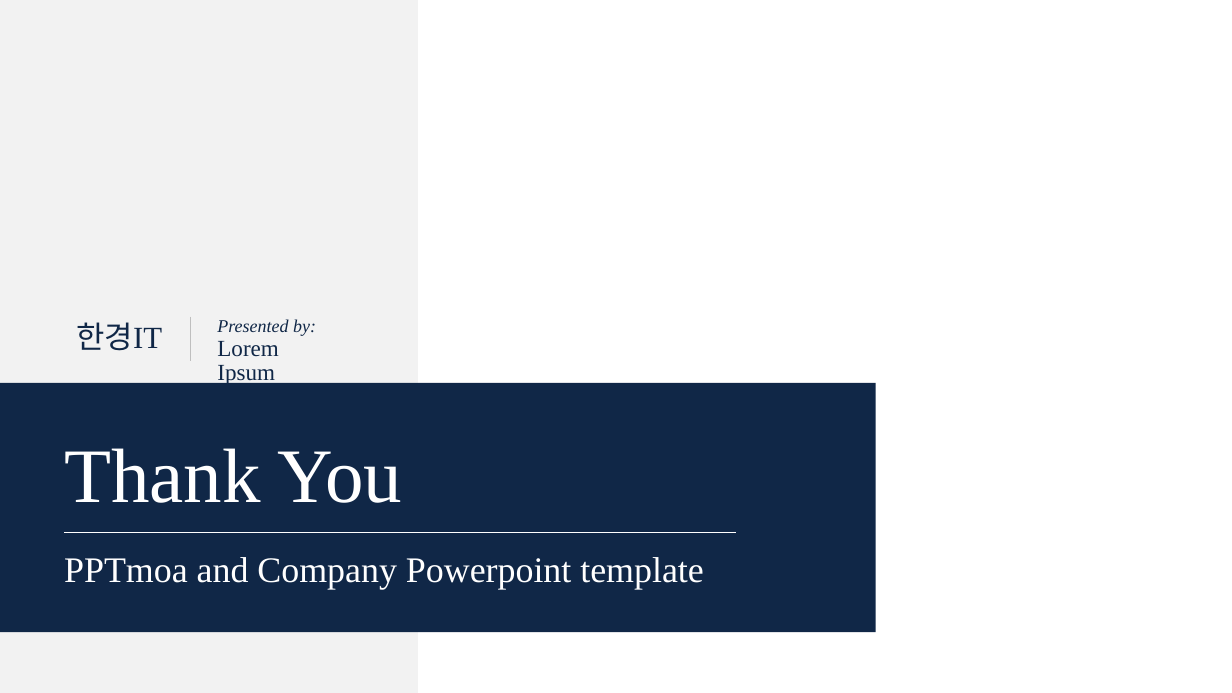
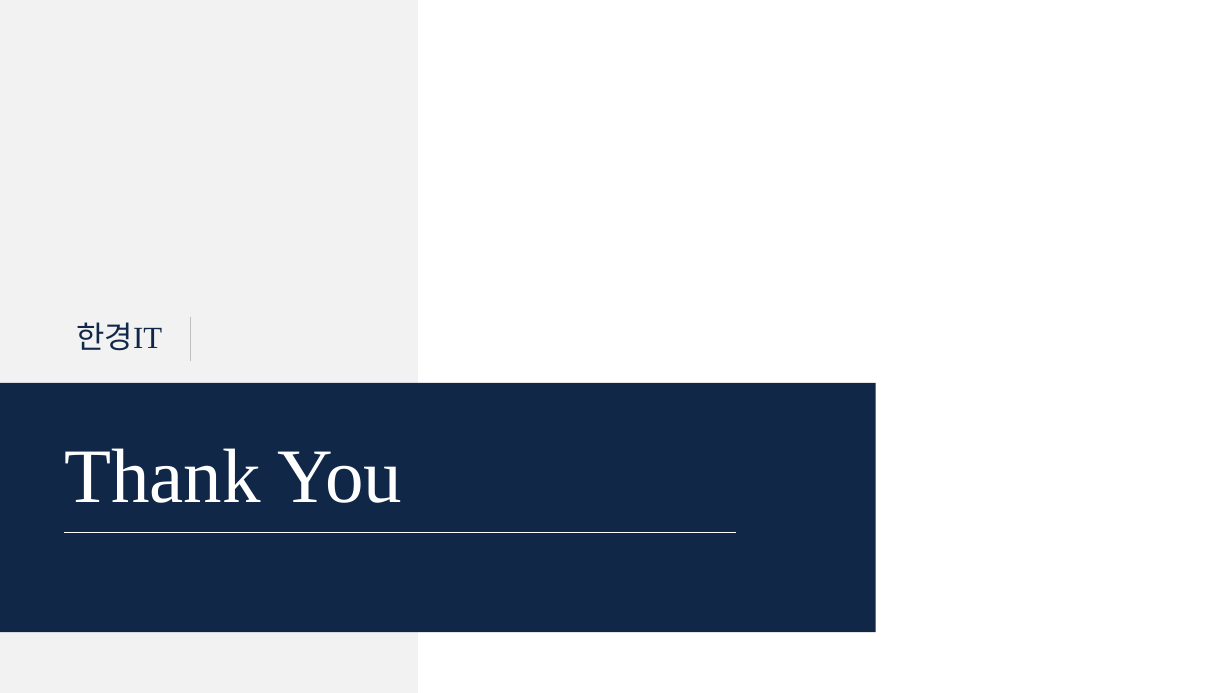
Before and after one commit to dudungE/Competition, a slide deck: slide 23 of ppt/부실가계분류모델에 관한 연구.pptx. Drawn at 1232x693 pixels with LibreOffice and Linux fonts; fonts in the diff are those of the drawing. Boxes give left, top, right and bottom in pixels: in the first picture for what was removed or moved away, otherwise in the second. Text is boxed around its words. In the diff, an @@ line names an element or a change of style, - is before the commit and + after.

```diff
--- a/ppt/부실가계분류모델에 관한 연구.pptx
+++ b/ppt/부실가계분류모델에 관한 연구.pptx
@@ text removed at <box>217,319,316,386</box> @@
-Presented by:
-Lorem Ipsum
@@ text removed at <box>64,557,703,590</box> @@
-PPTmoa and Company Powerpoint template
```
Also in this commit, not shown: 22 other slides changed.
